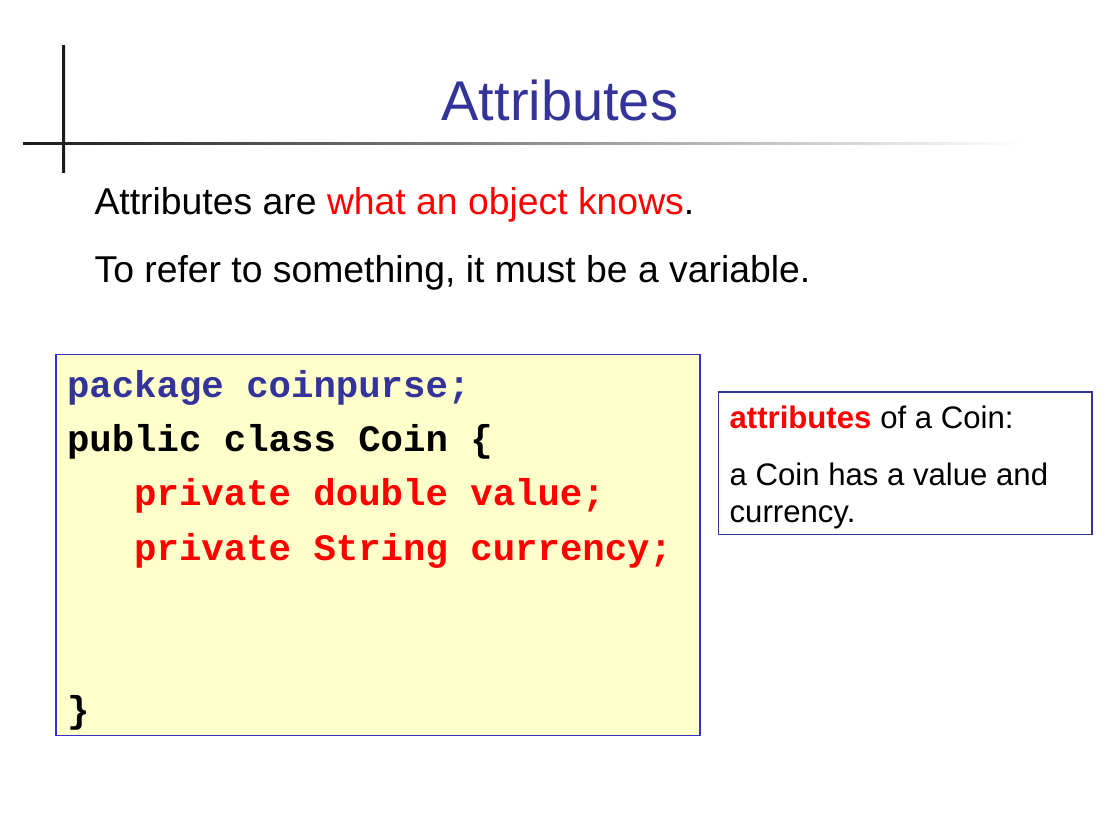
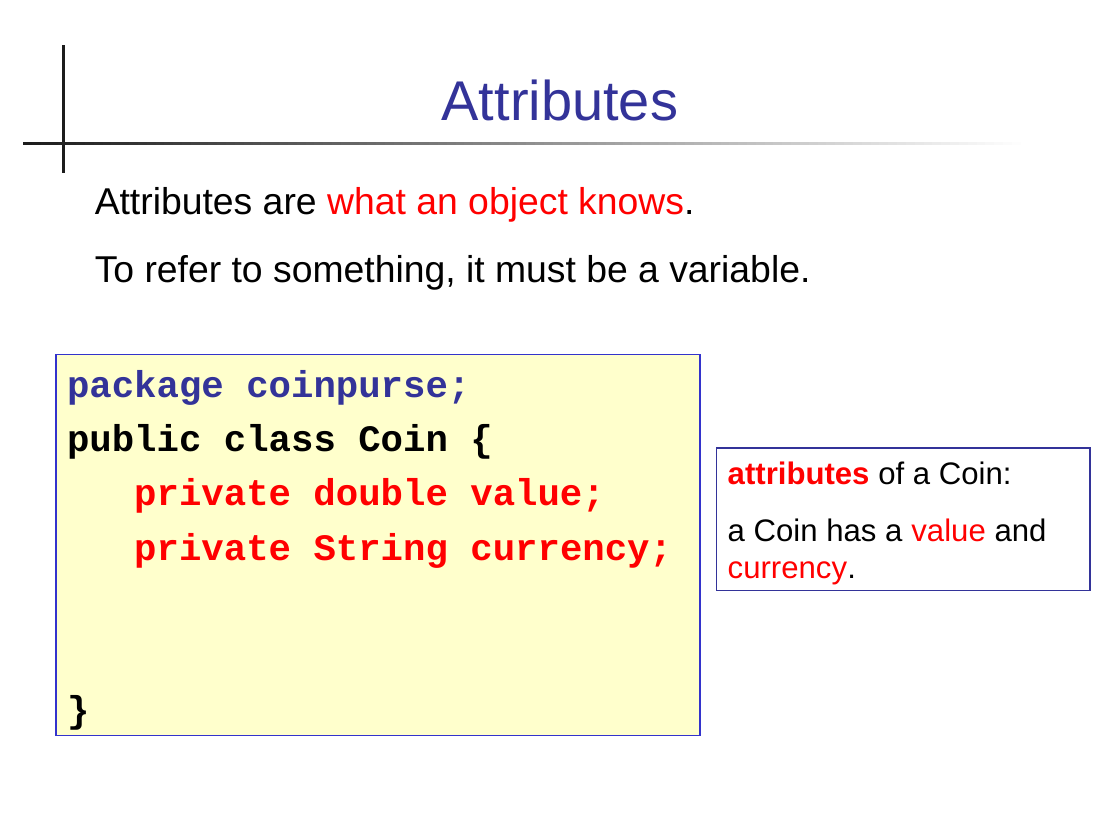
Before and after one commit to cpske/programming1, a slide deck: slide 5 of week2/X-Java-Basics.ppt. Drawn at 1120x840 pixels with LibreOffice and Linux fonts; fonts in the diff are those of the drawing. Boxes give left, top, right and bottom in pixels: in the first picture for what was removed or moved away, otherwise in the second. Text is boxed around its words. In the diff, an @@ line names an element or a change of style, - is before the commit and + after.

Commit message:
move Tools to Resources, update slides

```diff
--- a/week2/X-Java-Basics.ppt
+++ b/week2/X-Java-Basics.ppt
@@ rectangle "attributes of a Coin:" moved from (x1=719, y1=392, x2=1092, y2=535) to (x1=717, y1=448, x2=1090, y2=591) @@
@@ text in rectangle at (x1=728, y1=518, x2=1047, y2=585): text colour #000000 to #FF0000 in "value currency." @@
```
Also in this commit, not shown: 21 other slides changed, 7 other files.
